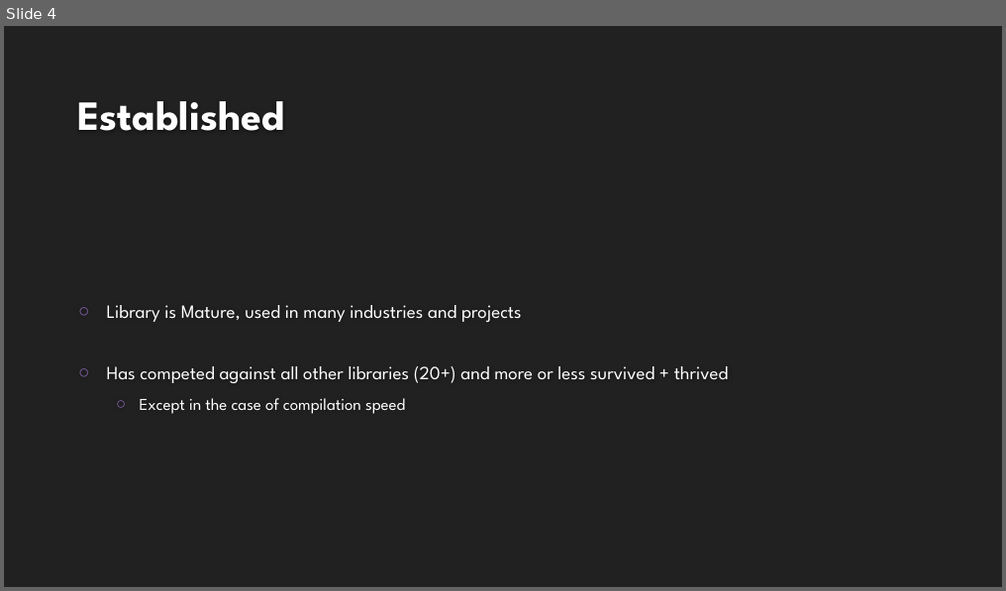
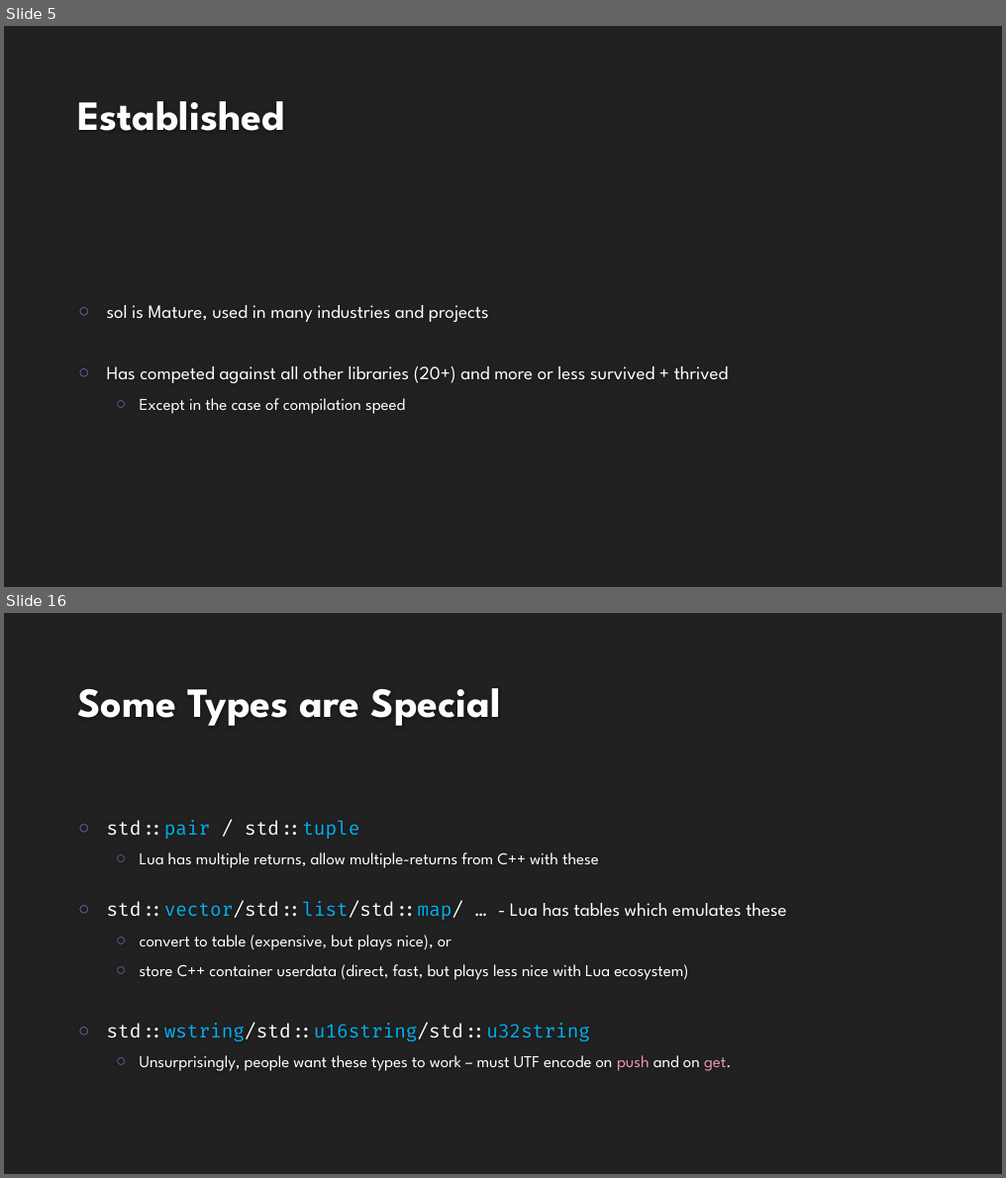
Before and after one commit to ThePhD/ThePhD.github.io, a slide deck: presentations/sol2/C++ Now/2018.03.28 - ThePhD - Compile Fast, Run Faster, Scale Forever.pptx. Shown one above the other, each under a label of ours: slide 4 before the commit, slides 5 and 16 after it; the slides between them are not shown. The pictures are 1006x591 and 1006x1178 pixels, drawn with LibreOffice and Linux fonts; fonts in the diff are those of the drawing; background and template pictures are left out. Boxes give left, top, right and bottom in pixels: in the first picture for what was removed or moved away, otherwise in the second. Text is boxed around its words. In the diff, an @@ line names an element or a change of style, - is before the commit and + after.

```diff
--- a/presentations/sol2/C++ Now/2018.03.28 - ThePhD - Compile Fast, Run Faster, Scale Forever.pptx
+++ b/presentations/sol2/C++ Now/2018.03.28 - ThePhD - Compile Fast, Run Faster, Scale Forever.pptx
@@ slide 16 added at bbox=[4, 613, 1002, 1174], background #212121 @@
@@ title added at bbox=[78, 688, 501, 726], 40 pt, text #FEFEFE, bold @@
+Some Types are Special
@@ text added at bbox=[107, 820, 786, 1071], 16 pt, text #FFFFFF @@
+○ std::pair / std::tuple
+  ○ Lua has multiple returns, allow multiple-returns from C++ with these
+○ std::vector/std::list/std::map/ … - Lua has tables which emulates these
+  ○ convert to table (expensive, but plays nice), or
+  ○ store C++ container userdata (direct, fast, but plays less nice with Lua ecosystem)
+○ std::wstring/std::u16string/std::u32string
+  ○ Unsurprisingly, people want these types to work – must UTF encode on push and on get.
@@ what was slide 4 is now slide 5 @@
@@ slide 5 changed as well @@
@@ text at bbox=[107, 305, 489, 322]: text changed @@
-○ Library is Mature, used in many industries and projects
+○ sol is Mature, used in many industries and projects
```
Also in this commit, not shown: 4 other slides changed, 53 other slides added, 5 other files.
